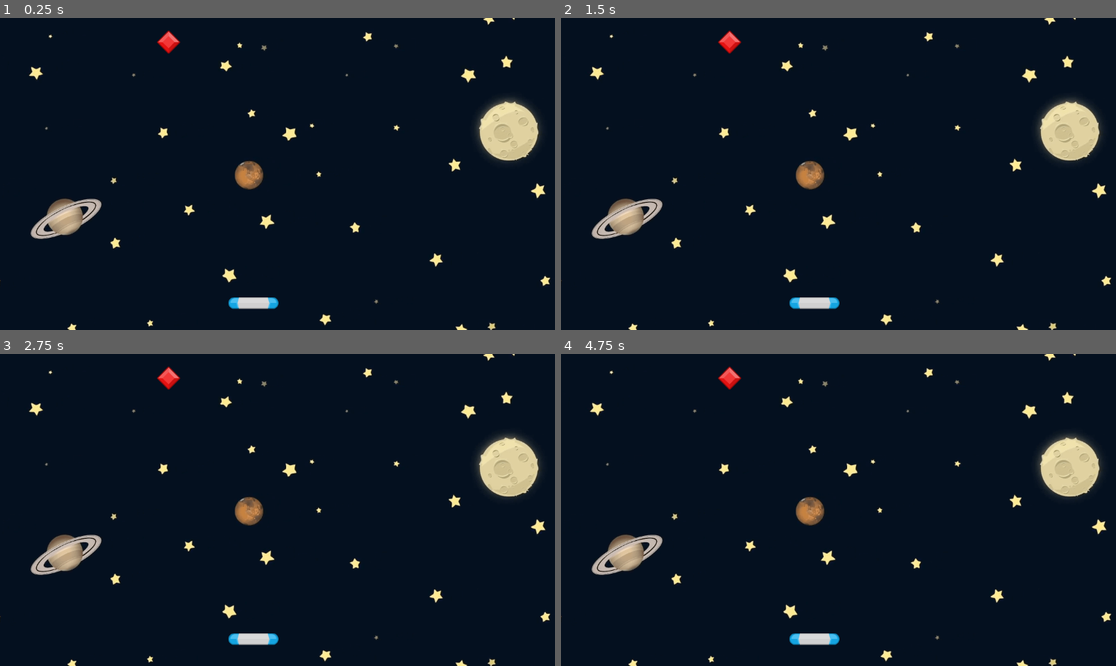
Above: before the commit, frames 1-4 (two rows, left to right).
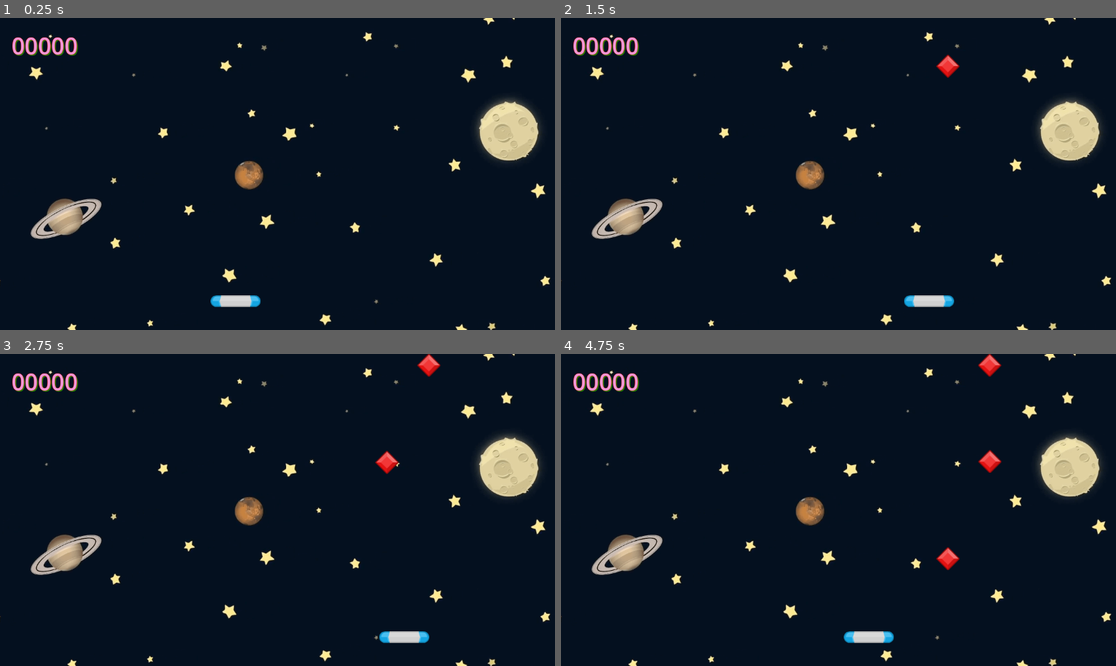
Above: after the commit, the same moments.

Repository: datanonymous/GemCatcher
Game: Godot game, scene res://scenes/game.tscn
The game is run twice, just before and just after one commit, with the same random seed, the same clock (stepped at 60 frames per second) and the same inputs.
Inputs:
- Up to frame 1 (0.25 s): no input
- Up to frame 2 (1.5 s): tap Enter at 0.5 s; hold D (right, bound only after the commit) 0.53-1.28 s; hold A (left, bound only after the commit) from 1.28 s (still down)
- Up to frame 3 (2.75 s): release A (left, bound only after the commit) at 2.03 s; hold D (right, bound only after the commit) from 2.03 s (still down)
- Up to frame 4 (4.75 s): release D (right, bound only after the commit) at 3.53 s; hold A (left, bound only after the commit) from 3.53 s (still down)

The runs differ from the first frame. In frame 1, 1.1% of the frame differs, in the area x 2-51%, y 4-94%; in frame 2, 1.5%; in frame 3, 1.7%; in frame 4, 1.8%, in the area x 2-80%, y 0-94%.

Commit message:
As of Dec 26, 2024

Diff:
--- a/project.godot
+++ b/project.godot
@@ -15,6 +15,19 @@
 config/features=PackedStringArray("4.3", "Mobile")
 config/icon="res://icon.svg"
 
+[input]
+
+left={
+"deadzone": 0.5,
+"events": [Object(InputEventKey,"resource_local_to_scene":false,"resource_name":"","device":-1,"window_id":0,"alt_pressed":false,"shift_pressed":false,"ctrl_pressed":false,"meta_pressed":false,"pressed":false,"keycode":0,"physical_keycode":65,"key_label":0,"unicode":97,"location":0,"echo":false,"script":null)
+]
+}
+right={
+"deadzone": 0.5,
+"events": [Object(InputEventKey,"resource_local_to_scene":false,"resource_name":"","device":-1,"window_id":0,"alt_pressed":false,"shift_pressed":false,"ctrl_pressed":false,"meta_pressed":false,"pressed":false,"keycode":0,"physical_keycode":68,"key_label":0,"unicode":100,"location":0,"echo":false,"script":null)
+]
+}
+
 [rendering]
 
 renderer/rendering_method="mobile"
--- /dev/null
+++ b/scenes/game.gd
@@ -0,0 +1,63 @@
+extends Node2D
+
+const EXPLODE = preload("res://assets/explode.wav")
+
+@export var gem_scene: PackedScene
+#@onready var score_label: Label = $Label
+@onready var label: Label = $Label
+@onready var timer: Timer = $Timer
+@onready var audio_stream_player_2d: AudioStreamPlayer2D = $AudioStreamPlayer2D
+
+
+
+var _score: int = 0
+
+
+
+# Called when the node enters the scene tree for the first time.
+func _ready() -> void:
+	spawn_gem()
+
+
+# Called every frame. 'delta' is the elapsed time since the previous frame.
+func _process(delta: float) -> void:
+	pass
+
+
+
+
+func spawn_gem() -> void:
+	var new_gem: Gem = gem_scene.instantiate()
+	var xpos: float = randf_range(70, 1050)
+	new_gem.on_gem_off_screen.connect(game_over)
+	new_gem.position = Vector2(xpos, -50)
+	add_child(new_gem)
+
+
+func stop_all() -> void:
+	timer.stop()
+	for child in get_children():
+		child.set_process(false)
+
+
+func play_dead() -> void:
+	audio_stream_player_2d.stop()
+	audio_stream_player_2d.stream = EXPLODE
+	audio_stream_player_2d.play()
+
+
+func game_over() -> void:
+	stop_all()
+	play_dead()
+
+
+func _on_timer_timeout() -> void:
+	spawn_gem()
+
+
+func _on_paddle_area_entered(area: Area2D) -> void:
+	_score += 1
+	label.text = "%05d" % _score
+	audio_stream_player_2d.position = area.position
+	audio_stream_player_2d.play()
+	area.queue_free()
--- a/scenes/game.tscn
+++ b/scenes/game.tscn
@@ -1,10 +1,15 @@
-[gd_scene load_steps=4 format=3 uid="uid://b5xqql4xmedbn"]
+[gd_scene load_steps=7 format=3 uid="uid://b5xqql4xmedbn"]
 
+[ext_resource type="Script" path="res://scenes/game.gd" id="1_e8wo3"]
 [ext_resource type="Texture2D" uid="uid://wt8j10oin2dr" path="res://assets/GameBg.png" id="1_tqhf0"]
 [ext_resource type="PackedScene" uid="uid://i7mx5tar21nd" path="res://scenes/paddle.tscn" id="2_lmqd1"]
 [ext_resource type="PackedScene" uid="uid://cn14yw6tidds3" path="res://scenes/gem.tscn" id="3_u18pe"]
+[ext_resource type="AudioStream" uid="uid://dpa46cxd4mc28" path="res://assets/bgm_action_5.mp3" id="5_7iq46"]
+[ext_resource type="AudioStream" uid="uid://ce8cpajigklnj" path="res://assets/spell1_0.wav" id="6_gxqqy"]
 
 [node name="Game" type="Node2D"]
+script = ExtResource("1_e8wo3")
+gem_scene = ExtResource("3_u18pe")
 
 [node name="Sprite2D" type="Sprite2D" parent="."]
 position = Vector2(554, 332)
@@ -12,7 +17,33 @@
 texture = ExtResource("1_tqhf0")
 
 [node name="Paddle" parent="." instance=ExtResource("2_lmqd1")]
-position = Vector2(526, 592)
+position = Vector2(489, 588)
 
-[node name="Gem" parent="." instance=ExtResource("3_u18pe")]
-position = Vector2(350, 50)
+[node name="Timer" type="Timer" parent="."]
+wait_time = 2.0
+autostart = true
+
+[node name="Label" type="Label" parent="."]
+offset_left = 24.0
+offset_top = 24.0
+offset_right = 134.0
+offset_bottom = 91.0
+theme_override_colors/font_color = Color(0.945515, 0.599726, 0.849455, 1)
+theme_override_colors/font_shadow_color = Color(0.156863, 0.537255, 0, 1)
+theme_override_colors/font_outline_color = Color(0.898039, 0, 0, 1)
+theme_override_constants/shadow_offset_x = 2
+theme_override_constants/shadow_offset_y = 2
+theme_override_constants/outline_size = 2
+theme_override_font_sizes/font_size = 48
+text = "00000"
+
+[node name="AudioStreamPlayer" type="AudioStreamPlayer" parent="."]
+stream = ExtResource("5_7iq46")
+volume_db = -16.0
+autoplay = true
+
+[node name="AudioStreamPlayer2D" type="AudioStreamPlayer2D" parent="."]
+stream = ExtResource("6_gxqqy")
+
+[connection signal="area_entered" from="Paddle" to="." method="_on_paddle_area_entered"]
+[connection signal="timeout" from="Timer" to="." method="_on_timer_timeout"]
--- /dev/null
+++ b/scenes/gem.gd
@@ -0,0 +1,24 @@
+extends Area2D
+
+class_name Gem
+
+
+signal on_gem_off_screen
+
+
+@export var speed: float = 100.0
+
+
+# Called when the node enters the scene tree for the first time.
+func _ready() -> void:
+	pass # Replace with function body.
+
+
+# Called every frame. 'delta' is the elapsed time since the previous frame.
+func _process(delta: float) -> void:
+	position.y = position.y + speed * delta
+
+	if position.y > get_viewport_rect().size.y:
+		on_gem_off_screen.emit()
+		set_process(false)
+		queue_free()
--- a/scenes/gem.tscn
+++ b/scenes/gem.tscn
@@ -1,11 +1,13 @@
-[gd_scene load_steps=3 format=3 uid="uid://cn14yw6tidds3"]
+[gd_scene load_steps=4 format=3 uid="uid://cn14yw6tidds3"]
 
+[ext_resource type="Script" path="res://scenes/gem.gd" id="1_ft063"]
 [ext_resource type="Texture2D" uid="uid://btokfhomyxbwx" path="res://assets/element_red_diamond.png" id="1_lvrft"]
 
 [sub_resource type="RectangleShape2D" id="RectangleShape2D_hw7lu"]
 size = Vector2(36.0625, 35.3553)
 
 [node name="Gem" type="Area2D"]
+script = ExtResource("1_ft063")
 
 [node name="Sprite2D" type="Sprite2D" parent="."]
 texture = ExtResource("1_lvrft")
@@ -13,5 +15,4 @@
 [node name="CollisionShape2D" type="CollisionShape2D" parent="."]
 position = Vector2(0.25, 0.25)
 rotation = 0.785398
-scale = Vector2(1, 1)
 shape = SubResource("RectangleShape2D_hw7lu")
--- /dev/null
+++ b/scenes/paddle.gd
@@ -0,0 +1,17 @@
+extends Area2D
+
+@export var speed: float = 500.0
+
+# Called when the node enters the scene tree for the first time.
+func _ready() -> void:
+	pass # Replace with function body.
+
+
+# Called every frame. 'delta' is the elapsed time since the previous frame.
+func _process(delta: float) -> void:
+	#if Input.is_action_pressed("left"):
+		#position.x += -speed * delta
+	#if Input.is_action_pressed("right"):
+		#position.x += speed * delta
+	var input_amount: float = Input.get_axis("left", "right")
+	position.x += delta * speed * input_amount
--- a/scenes/paddle.tscn
+++ b/scenes/paddle.tscn
@@ -1,12 +1,14 @@
-[gd_scene load_steps=3 format=3 uid="uid://i7mx5tar21nd"]
+[gd_scene load_steps=4 format=3 uid="uid://i7mx5tar21nd"]
 
 [ext_resource type="Texture2D" uid="uid://bxy47uidsctjt" path="res://assets/paddleBlu.png" id="1_bscfl"]
+[ext_resource type="Script" path="res://scenes/paddle.gd" id="1_kbx37"]
 
 [sub_resource type="CapsuleShape2D" id="CapsuleShape2D_vsx6m"]
 radius = 12.0
 height = 104.0
 
 [node name="Paddle" type="Area2D"]
+script = ExtResource("1_kbx37")
 
 [node name="Sprite2D" type="Sprite2D" parent="."]
 texture = ExtResource("1_bscfl")
Not shown, changed: assets/bgm_action_5.mp3.import
Not shown, added: export_presets.cfg
